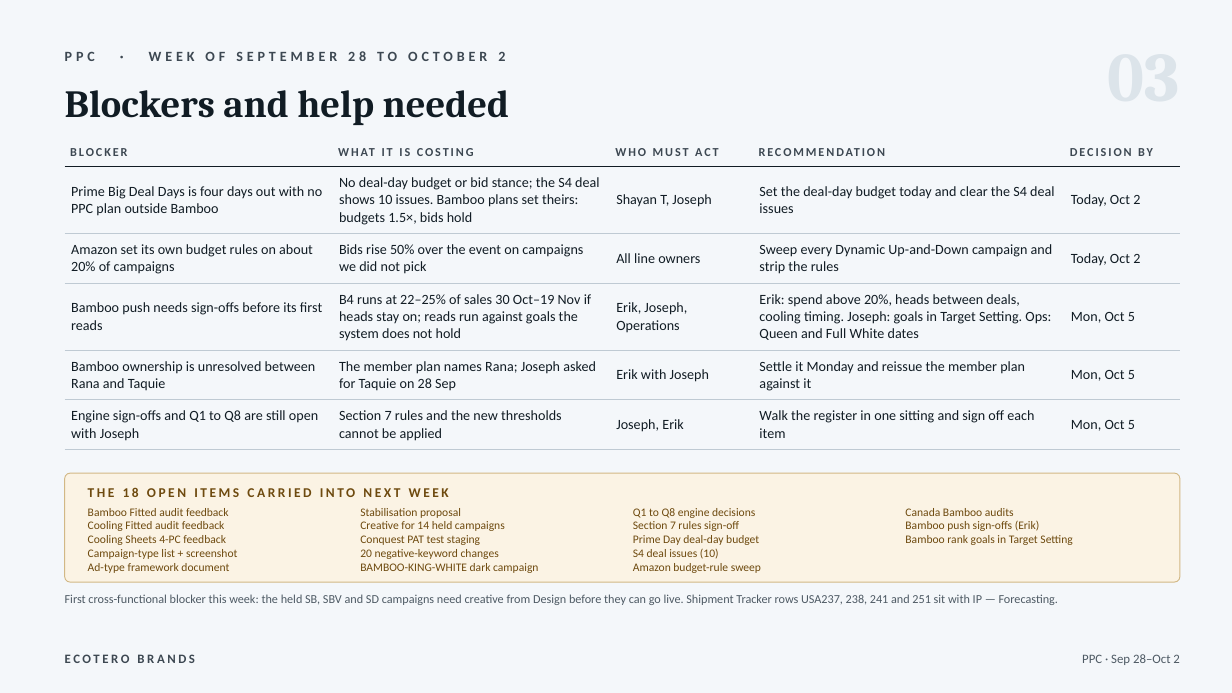
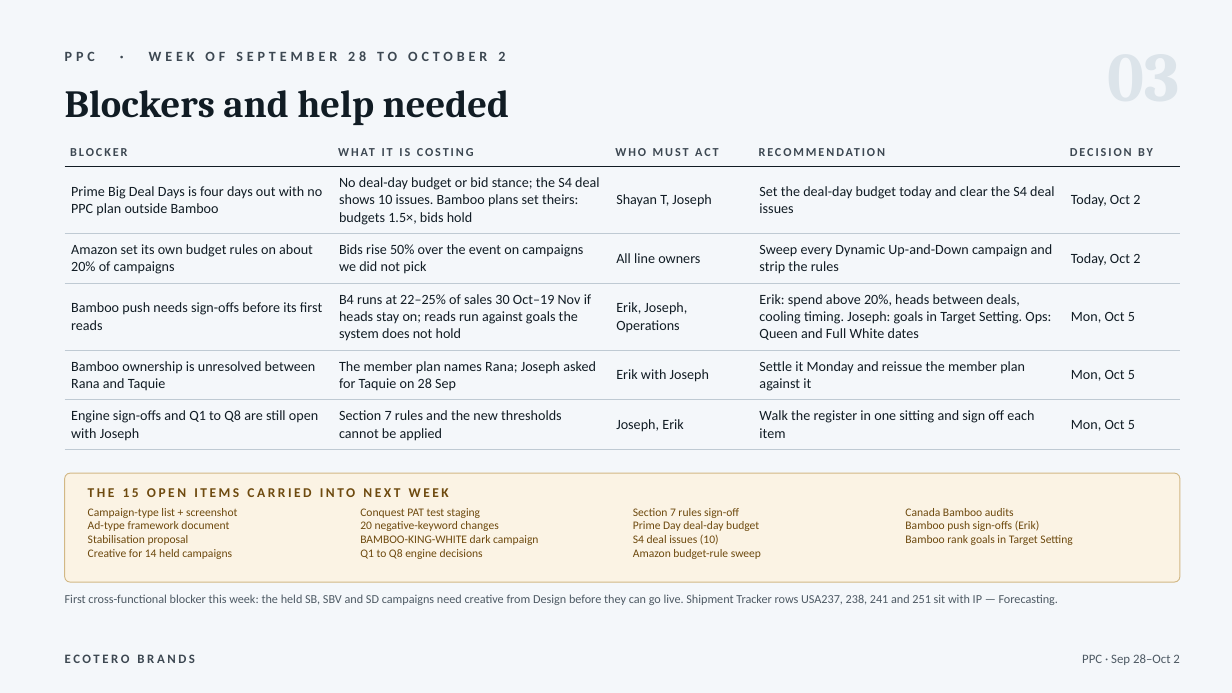
Before and after one commit to zarlish-web/PPC-Audit-, a slide deck: slide 4 of deliverables/PPC_Weekly_Review_Sep28-Oct2.pptx. Drawn at 1232x693 pixels with LibreOffice and Linux fonts; fonts in the diff are those of the drawing. Boxes give left, top, right and bottom in pixels: in the first picture for what was removed or moved away, otherwise in the second. Text is boxed around its words. In the diff, an @@ line names an element or a change of style, - is before the commit and + after.

```diff
--- a/deliverables/PPC_Weekly_Review_Sep28-Oct2.pptx
+++ b/deliverables/PPC_Weekly_Review_Sep28-Oct2.pptx
@@ text at <box>88,488,449,497</box>: text changed @@
-THE 18 OPEN ITEMS CARRIED INTO NEXT WEEK
+THE 15 OPEN ITEMS CARRIED INTO NEXT WEEK
@@ text at <box>88,508,229,545</box>: paragraphs removed @@
-Bamboo Fitted audit feedback
-Cooling Fitted audit feedback
-Cooling Sheets 4-PC feedback
@@ text at <box>360,508,505,531</box>: paragraphs removed @@
-Stabilisation proposal
-Creative for 14 held campaigns
@@ text at <box>633,508,755,518</box>: paragraph removed @@
-Q1 to Q8 engine decisions
@@ text at <box>88,535,232,559</box>: paragraphs added @@
+Stabilisation proposal
+Creative for 14 held campaigns
@@ text at <box>360,549,483,559</box>: paragraph added @@
+Q1 to Q8 engine decisions
```
Also in this commit, not shown: 2 other slides changed.
